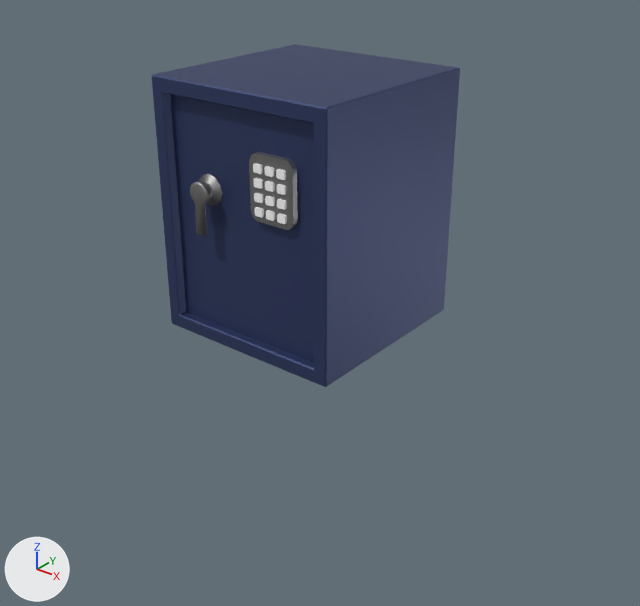
The FBX model Assets/Environment/Toy Item/brankas.fbx, before and after one commit.
Both versions are drawn from a 50 mm camera at (1.98, -2.43, 1.59) aimed at (0.26, -0.28, 0.25). Arrows for +X, +Y and +Z are at lower left; the lights stay in place. Where no turn or scale is listed for an object, it has been applied to the vertices.
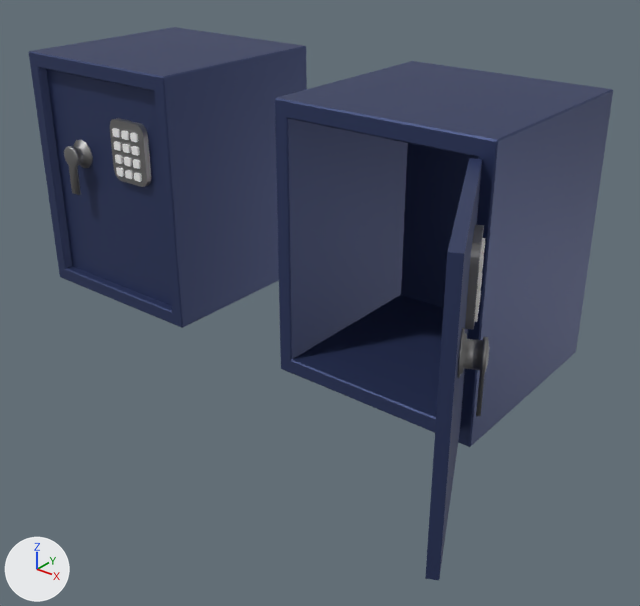
Changed parts and their boxes [x1, y1, x2, y2] in the pictures (640 x 606 px):
'Cube', reshaped, moved (10% narrower, 12% shorter): before [152, 44, 460, 387]; after [29, 27, 307, 328]
'Cube.001', added (blue): after [275, 61, 613, 580]
    faces in mat_safe (dark blue #38446f): [275, 61, 613, 580]
    faces in mat_metal (grey #979797): [457, 225, 490, 416]
    faces in mat_button (white #ffffff): [474, 238, 485, 322]
'Cube.002', deleted: before [249, 152, 298, 230]
    faces in mat_metal (grey #979797): [249, 152, 298, 230]
    faces in mat_button (white #ffffff): [253, 163, 287, 224]
'Cylinder', deleted: before [190, 174, 223, 236]
part 1 of me_cube_001, added: after [110, 118, 151, 187]
part 2 of me_cube_001, added: after [64, 139, 93, 195]

The change, as a list of edits to the scene's bpy script:
```text
Change me_cube_001:
    used by ob_cube; location = (0.0, 0.0, 0.0)
    remove me_cube_001.from_pydata(...)  # 36 vertices, 38 faces; spans x -0.395..0.373, y -0.384..0.384, z 0.006..0.966
    add me_cube_001.from_pydata(...)  # 682 vertices, 440 faces; spans x -0.395..0.373, y -0.414..0.384, z 0.006..0.966
    me_cube_001 part 1: 520 vertices added at x 0.038..0.226, y -0.377..-0.348, z 0.535..0.77
    me_cube_001 part 2: 126 vertices added at x -0.227..-0.111, y -0.414..-0.348, z 0.441..0.649
    add me_cube_001.materials.append(mat_metal)  # grey #979797
    add me_cube_001.materials.append(mat_button)  # white #ffffff
Add me_cube_002:
    me_cube_002.from_pydata(...)  # 690 vertices, 446 faces; spans x -0.395..0.628, y -0.993..0.384, z 0.006..0.966
    # faces by material slot: [44, 138, 264]
    me_cube_002.materials.append(mat_safe)  # dark blue #38446f
    me_cube_002.materials.append(mat_metal)  # grey #979797
    me_cube_002.materials.append(mat_button)  # white #ffffff
Remove ob_cylinder:
    ob_cylinder = bpy.data.objects.new('Cylinder', me_cylinder)
    ob_cylinder.location = (-0.169, -0.406, 0.591)
Remove ob_cube_002:
    ob_cube_002 = bpy.data.objects.new('Cube.002', me_cube_003)
    ob_cube_002.location = (0.132, -0.429, 0.633)
Change ob_cube:
    ob_cube.location: (0.0, 0.0, 0.0) -> (-0.705, 0.0, 0.0)
Add ob_cube_001:
    ob_cube_001 = bpy.data.objects.new('Cube.001', me_cube_002)
    ob_cube_001.location = (0.561, 0.0, 0.0)
```
